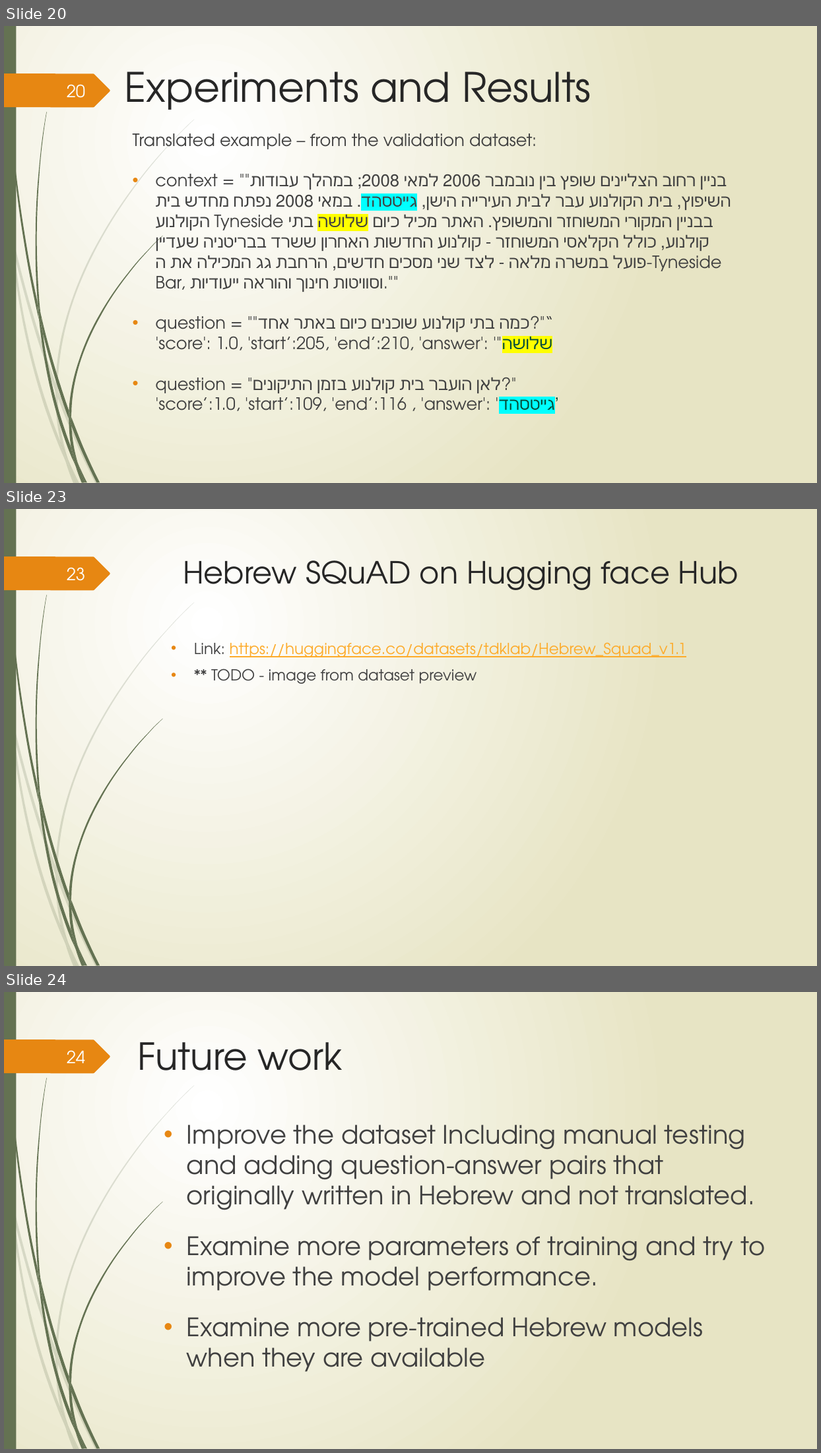
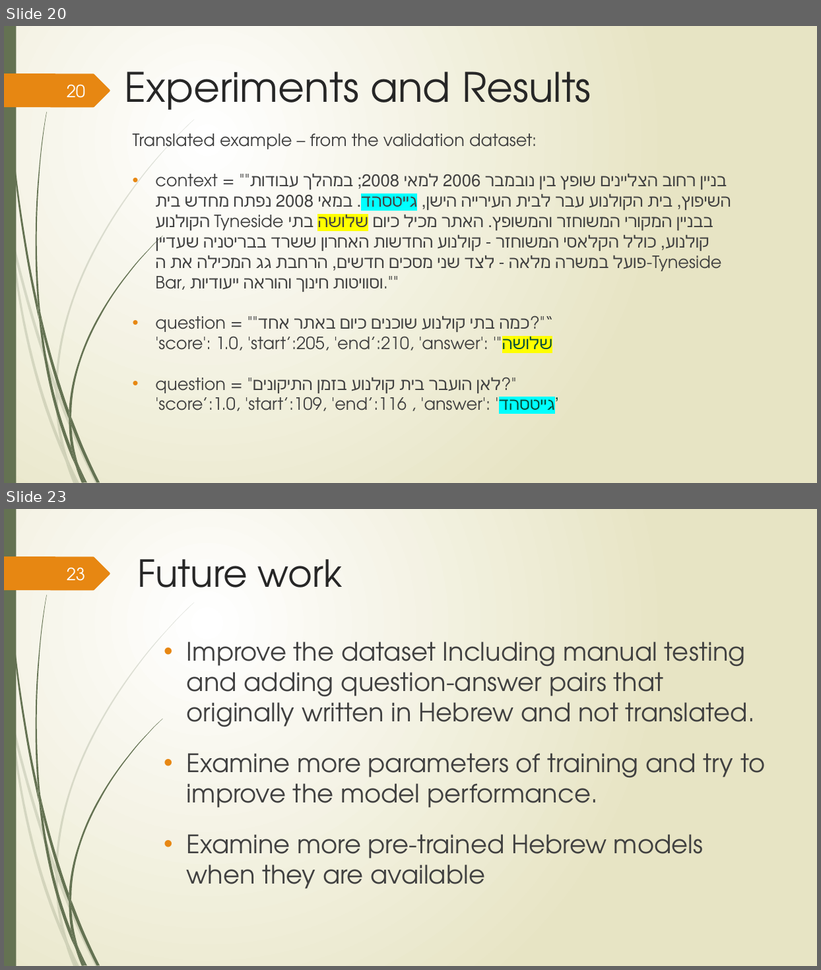
Before and after one commit to TechnionTDK/hebwiki-qa, a slide deck: Project Final Presentation .pptx. Shown one above the other, each under a label of ours: slides 20, 23 and 24 before the commit, slides 20 and 23 after it; the slides between them are not shown. The pictures are 821x1453 and 821x970 pixels, drawn with LibreOffice and Linux fonts; fonts in the diff are those of the drawing. Boxes give left, top, right and bottom in pixels: in the first picture for what was removed or moved away, otherwise in the second. Text is boxed around its words. In the diff, an @@ line names an element or a change of style, - is before the commit and + after.

```diff
--- a/Project Final Presentation .pptx
+++ b/Project Final Presentation .pptx
@@ slide 23 removed at (x1=4, y1=509, x2=817, y2=966), background gradient #FFFFFF to #E8E6C4; not listed: 24 template elements that a slide beside it also shows @@
@@ page number removed at (x1=67, y1=567, x2=85, y2=581) @@
-23
@@ title removed at (x1=183, y1=560, x2=739, y2=590) @@
-Hebrew SQuAD on Hugging face Hub
@@ text removed at (x1=194, y1=642, x2=687, y2=684) @@
-• Link: https://huggingface.co/datasets/tdklab/Hebrew_Squad_v1.1
-• ** TODO - image from dataset preview
@@ what was slide 24 is now slide 23 @@
@@ page number at (x1=67, y1=567, x2=85, y2=581): text changed @@
-24
+23
```
Also in this commit, not shown: 5 slides changed, 2 other files.
